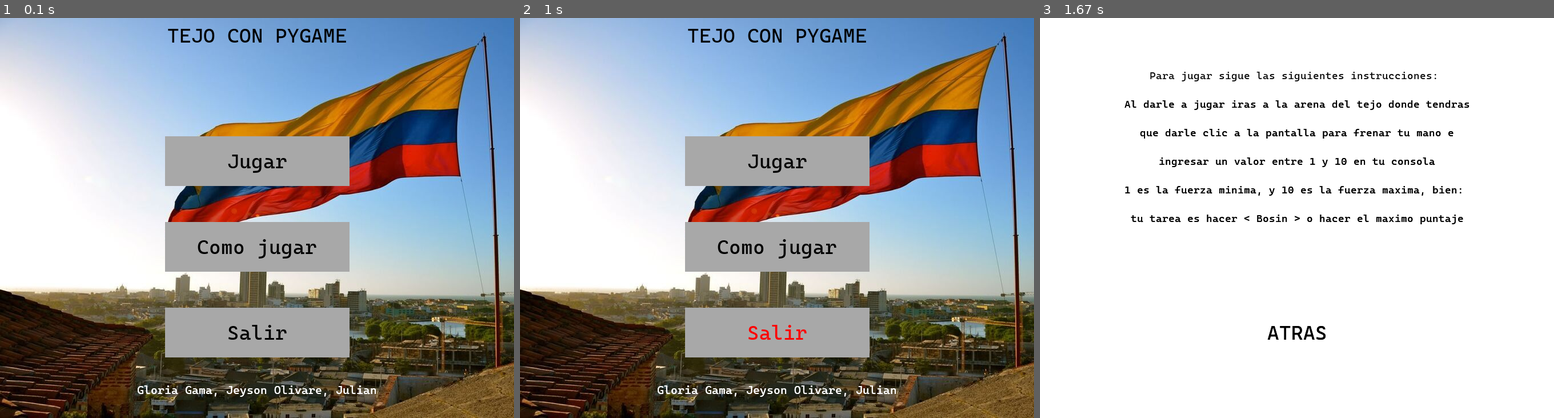
Above: before the commit, frames 1-3 (left to right).
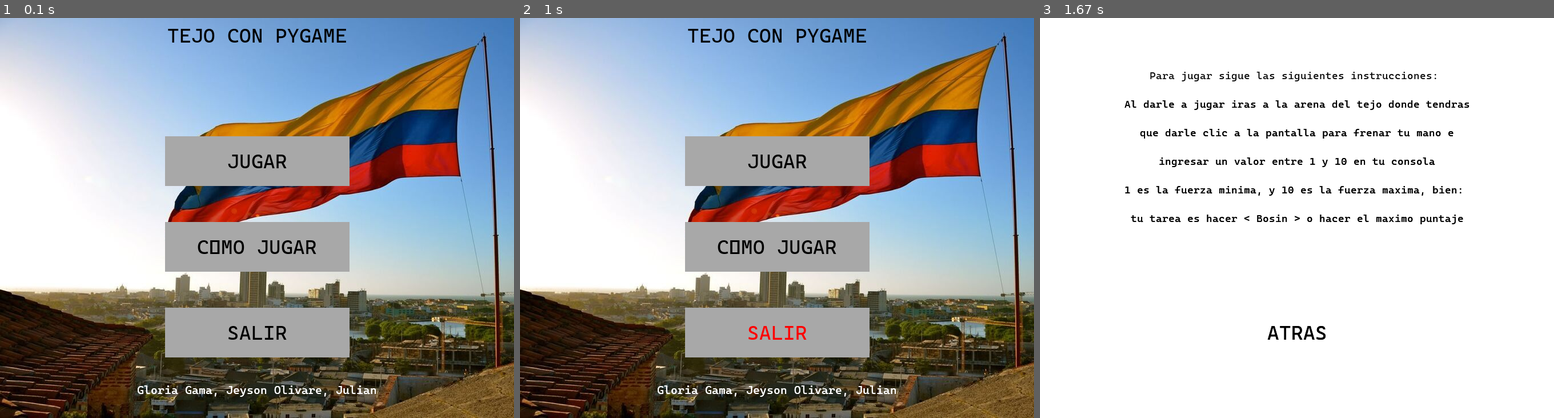
Above: after the commit, the same moments.

Repository: Edier-Gama/PYGAME
Game: pygame game, started from main.py
Two runs of this game, one before a commit and one after it. Both use one fixed random seed, a clock stepped at 60 frames per second and the inputs below.
Inputs (mouse positions are in pixels of both pictures, inside the frame that each line leads up to):
- Up to frame 1 (0.1 s): no input
- Up to frame 2 (1 s): click (756, 234) at 0.38 s; click "ATRAS" at 0.72 s
- Up to frame 3 (1.67 s): click (1137, 158) at 1.05 s; click (1358, 254) at 1.38 s

The runs differ from the first frame. In frame 1, 0.6% of the frame differs, in the area x 40-62%, y 34-81%; in frame 2, 0.6%; in frame 3, nothing differs.

Commit message:
JUEGO FINALIZADO

Diff:
--- a/main.py
+++ b/main.py
@@ -12,6 +12,7 @@
 BG = pygame.image.load("assets/fondo.jpg")
 FG = pygame.image.load("assets/fondo_ganador.jpg")
 FP = pygame.image.load("assets/fondo_perdedor.jpg")
+FE = pygame.image.load("assets/fondo_empate.jpg")
 
 
 def get_font(size):
@@ -275,6 +276,8 @@
         menu_final_ganador()
     if score == score_bot and vidas <= 0:
         menu_final_empate()
+    if score_bot > score and mechaLista == 0:
+        menu_final()
 
     # Animacion principal de la mano
     cord_x += speed_x
@@ -421,17 +424,17 @@
 
 def menu_final_empate():
     while True:
-        SCREEN.blit(BG, (0, 0))
+        SCREEN.blit(FE, (0, 0))
 
         MENU_MOUSE_POS = pygame.mouse.get_pos()
 
         MENU_TEXT = get_font(35).render("ESTO HA SIDO UN EMPATE :0", True, "black")
         MENU_RECT = MENU_TEXT.get_rect(center=(400, 30))
 
-        PLAY_BUTTON = Button(image=pygame.image.load("assets/Play Rect.png"), pos=(400, 250),
+        PLAY_BUTTON = Button(image=pygame.image.load("assets/Play Rect.png"), pos=(200, 540),
                             text_input="JUGAR DE NUEVO", font=get_font(35), base_color="black", hovering_color="green")
-        QUIT_BUTTON = Button(image=pygame.image.load("assets/Quit Rect.png"), pos=(400, 350),
-                            text_input="Salir", font=get_font(35), base_color="black", hovering_color="red")
+        QUIT_BUTTON = Button(image=pygame.image.load("assets/Quit Rect.png"), pos=(650, 540),
+                            text_input="SALIR", font=get_font(35), base_color="black", hovering_color="red")
 
         CREDITOS = Button(image=None, pos=(400, 650),text_input="Gloria Gama, Jeyson Olivare, Julian", font=get_font(20), base_color="white", hovering_color="Green")
 
@@ -465,11 +468,11 @@
         MENU_RECT = MENU_TEXT.get_rect(center=(450, 30))
 
         PLAY_BUTTON = Button(image=pygame.image.load("assets/Play Rect.png"), pos=(450, 250),
-                            text_input="Jugar", font=get_font(35), base_color="black", hovering_color="green")
+                            text_input="JUGAR", font=get_font(35), base_color="black", hovering_color="green")
         OPTIONS_BUTTON = Button(image=pygame.image.load("assets/Options Rect.png"), pos=(450, 400),
-                            text_input="Como jugar", font=get_font(35), base_color="black", hovering_color="green")
+                            text_input="CÓMO JUGAR", font=get_font(35), base_color="black", hovering_color="green")
         QUIT_BUTTON = Button(image=pygame.image.load("assets/Quit Rect.png"), pos=(450, 550),
-                            text_input="Salir", font=get_font(35), base_color="black", hovering_color="red")
+                            text_input="SALIR", font=get_font(35), base_color="black", hovering_color="red")
 
         CREDITOS = Button(image=None, pos=(450, 650),text_input="Gloria Gama, Jeyson Olivare, Julian", font=get_font(20), base_color="white", hovering_color="Green")
 
Binary file added: assets/fondo_empate.jpg
